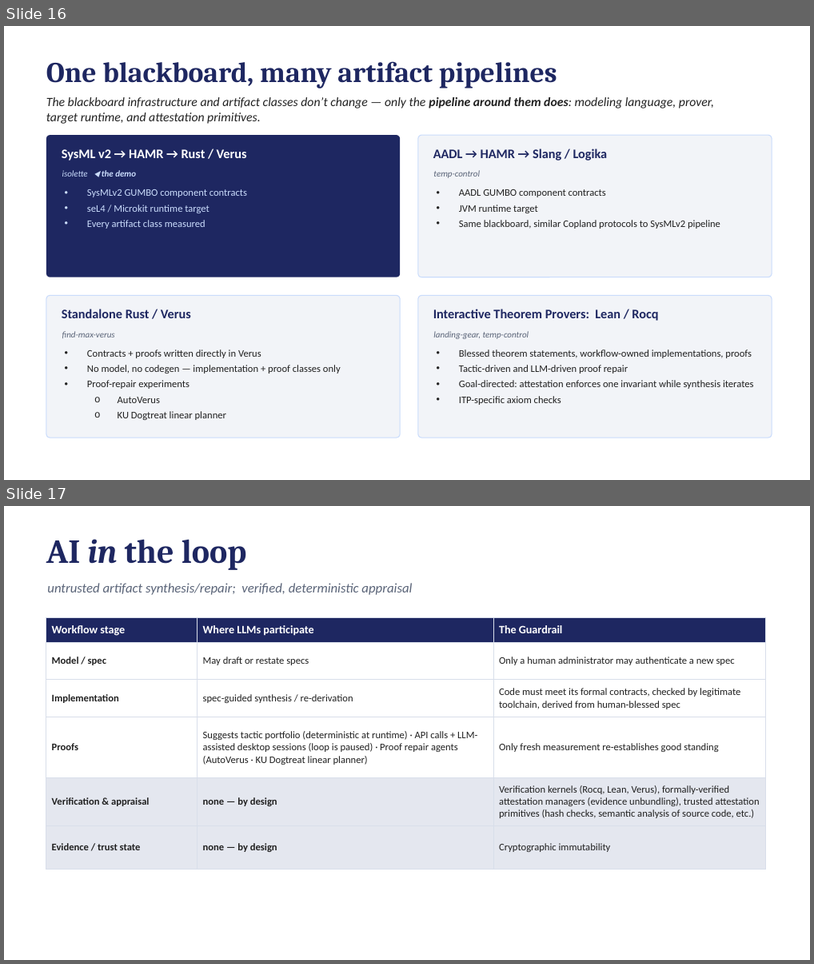
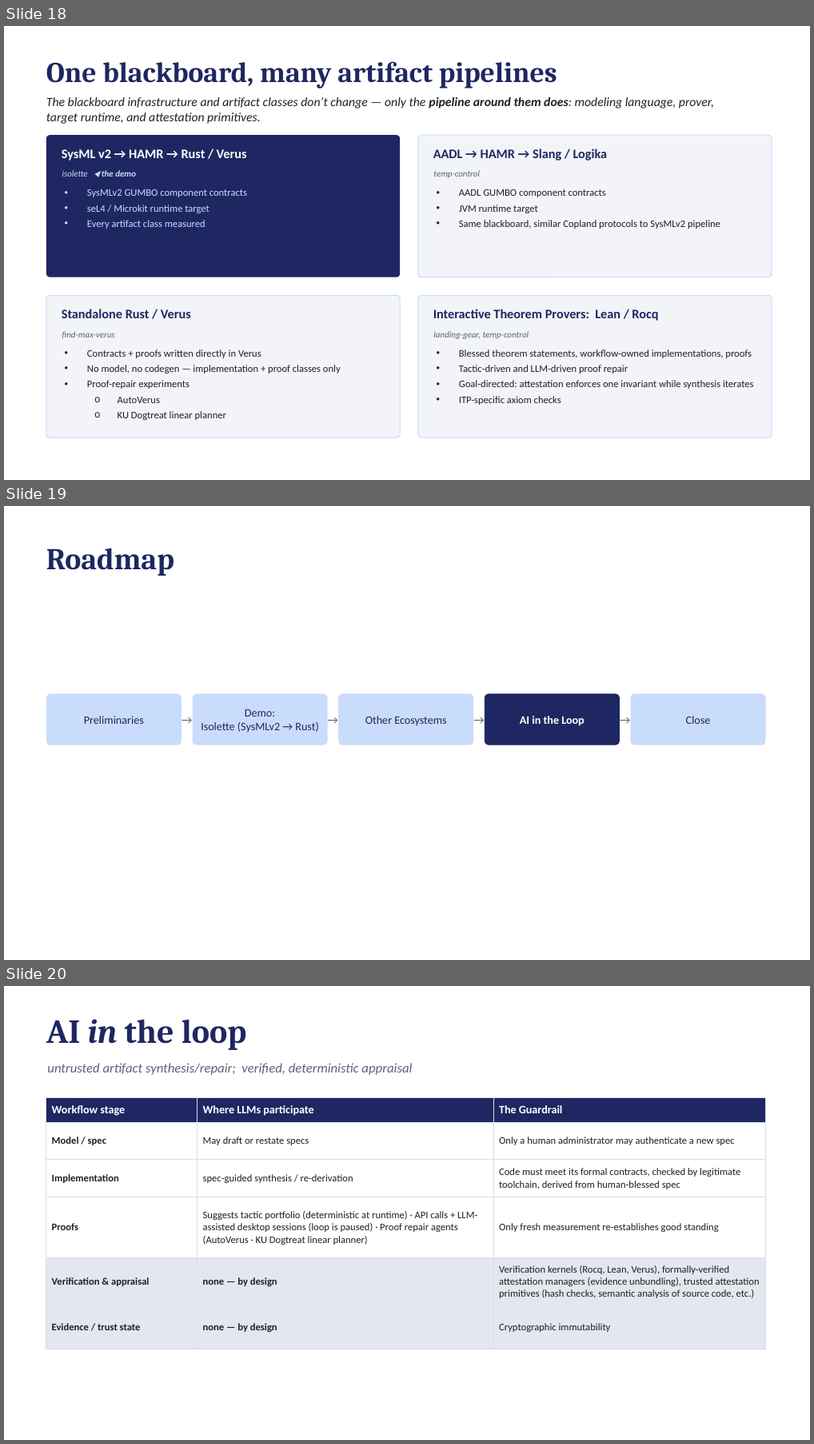
Before and after one commit to ku-sldg/pybb, a slide deck: docs/video_slides_draft.pptx. Shown one above the other, each under a label of ours: slides 16 and 17 before the commit, slides 18, 19 and 20 after it. The pictures are 814x964 and 814x1444 pixels, drawn with LibreOffice and Linux fonts; fonts in the diff are those of the drawing. Boxes give left, top, right and bottom in pixels: in the first picture for what was removed or moved away, otherwise in the second. Text is boxed around its words. In the diff, an @@ line names an element or a change of style, - is before the commit and + after.

```diff
--- a/docs/video_slides_draft.pptx
+++ b/docs/video_slides_draft.pptx
@@ slide 19 added at (4, 506, 810, 960), background #FFFFFF @@
@@ text added at (46, 548, 174, 576), 36 pt, text #1E2761, bold @@
+Roadmap
@@ rounded rectangle added at (46, 693, 182, 745), fill #CADCFC @@
@@ text added at (178, 693, 196, 745), 14 pt, text #5A6478 @@
+→
@@ rounded rectangle added at (193, 693, 328, 745), fill #CADCFC @@
@@ text added at (324, 693, 342, 745), 14 pt, text #5A6478 @@
+→
@@ rounded rectangle added at (338, 693, 474, 745), fill #CADCFC @@
@@ text added at (470, 693, 489, 745), 14 pt, text #5A6478 @@
+→
@@ rounded rectangle added at (485, 693, 621, 745), fill #1E2761 @@
@@ text added at (616, 693, 634, 745), 14 pt, text #5A6478 @@
+→
@@ rounded rectangle added at (630, 693, 766, 745), fill #CADCFC @@
@@ text added at (84, 716, 144, 724), 13.5 pt, text #1E2761 @@
+Preliminaries
@@ text added at (201, 709, 318, 732), 13.5 pt, text #1E2761 @@
+Demo:
+Isolette (SysMLv2 → Rust)
@@ text added at (366, 716, 446, 726), 13.5 pt, text #1E2761 @@
+Other Ecosystems
@@ text added at (520, 716, 584, 726), 13.5 pt, text #FFFFFF, bold @@
+AI in the Loop
@@ text added at (686, 716, 711, 724), 13.5 pt, text #1E2761 @@
+Close
@@ what was slide 16 is now slide 18 @@
@@ what was slide 17 is now slide 20 @@
```
Also in this commit, not shown: 2 other slides added, 2 other files.
